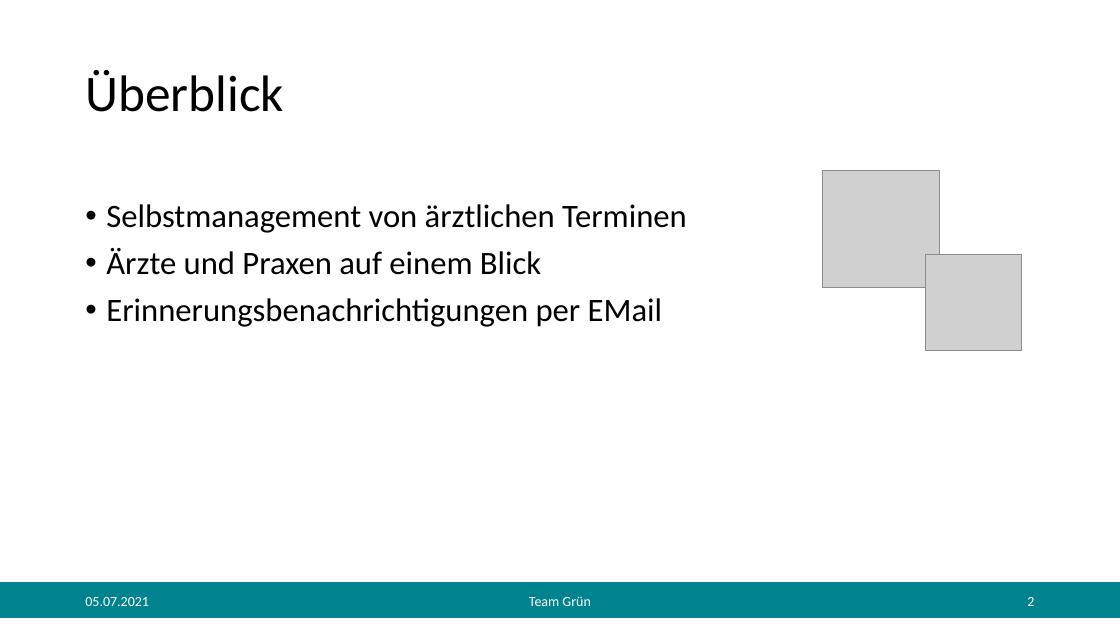
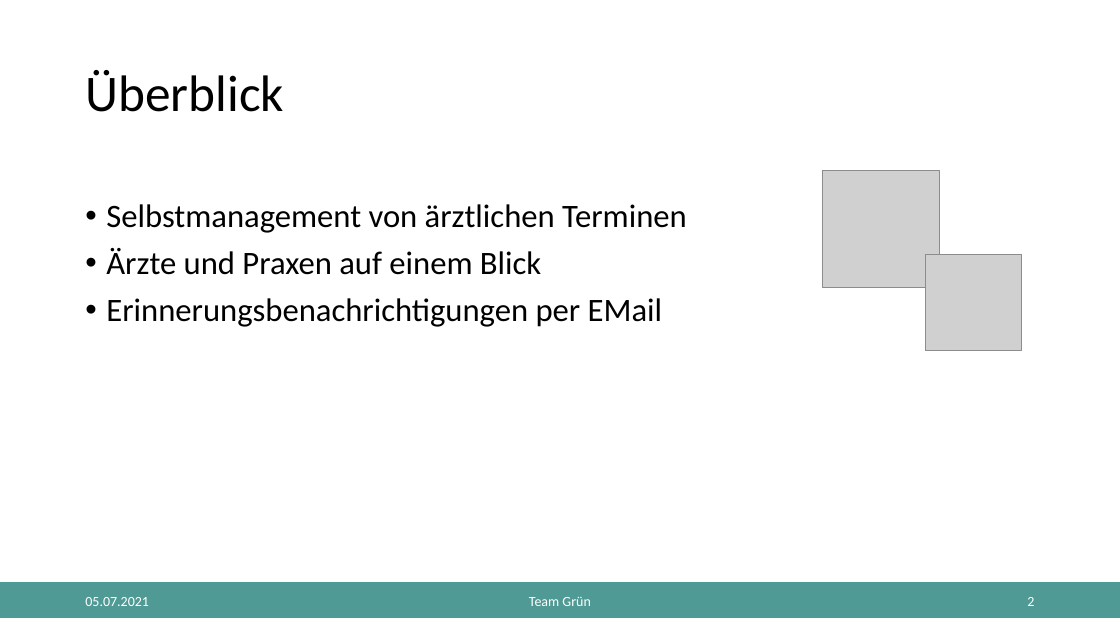
Before and after one commit to cyberlytics/MedPlanner, a slide deck: slide 2 of sys-doc/documents/presentation/20210705_Presentation_TeamGruen.pptx. Drawn at 1120x630 pixels with LibreOffice and Linux fonts; fonts in the diff are those of the drawing; grey boxes stand for pictures. Boxes give left, top, right and bottom in pixels: in the first picture for what was removed or moved away, otherwise in the second. Text is boxed around its words. In the diff, an @@ line names an element or a change of style, - is before the commit and + after.

```diff
--- a/sys-doc/documents/presentation/20210705_Presentation_TeamGruen.pptx
+++ b/sys-doc/documents/presentation/20210705_Presentation_TeamGruen.pptx
@@ rectangle at [0,583,1120,618]: fill #00838F to #4F9A94; outline #00838F 1 pt to #4F9A94 1 pt @@
```
Also in this commit, not shown: 3 other slides changed, 1 other file.
